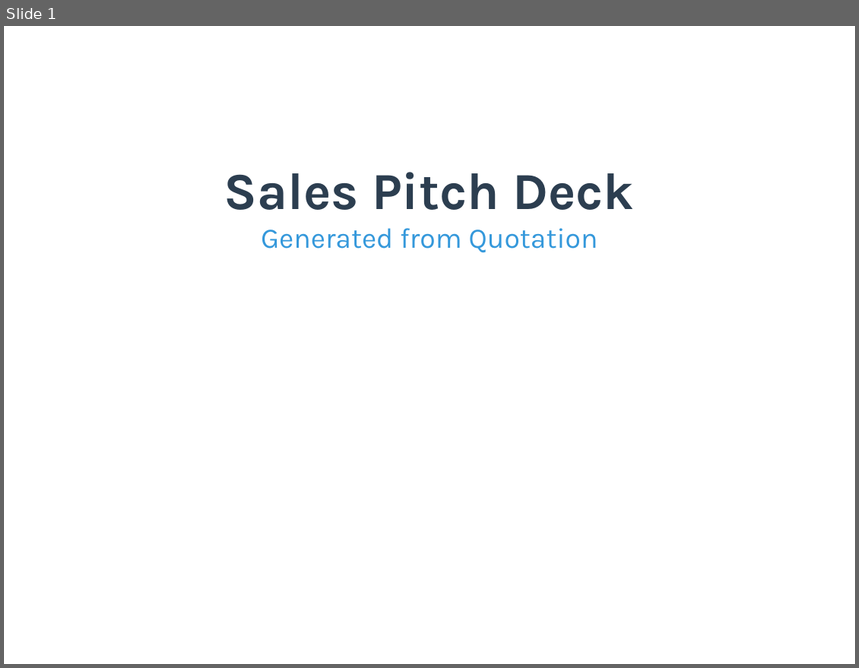
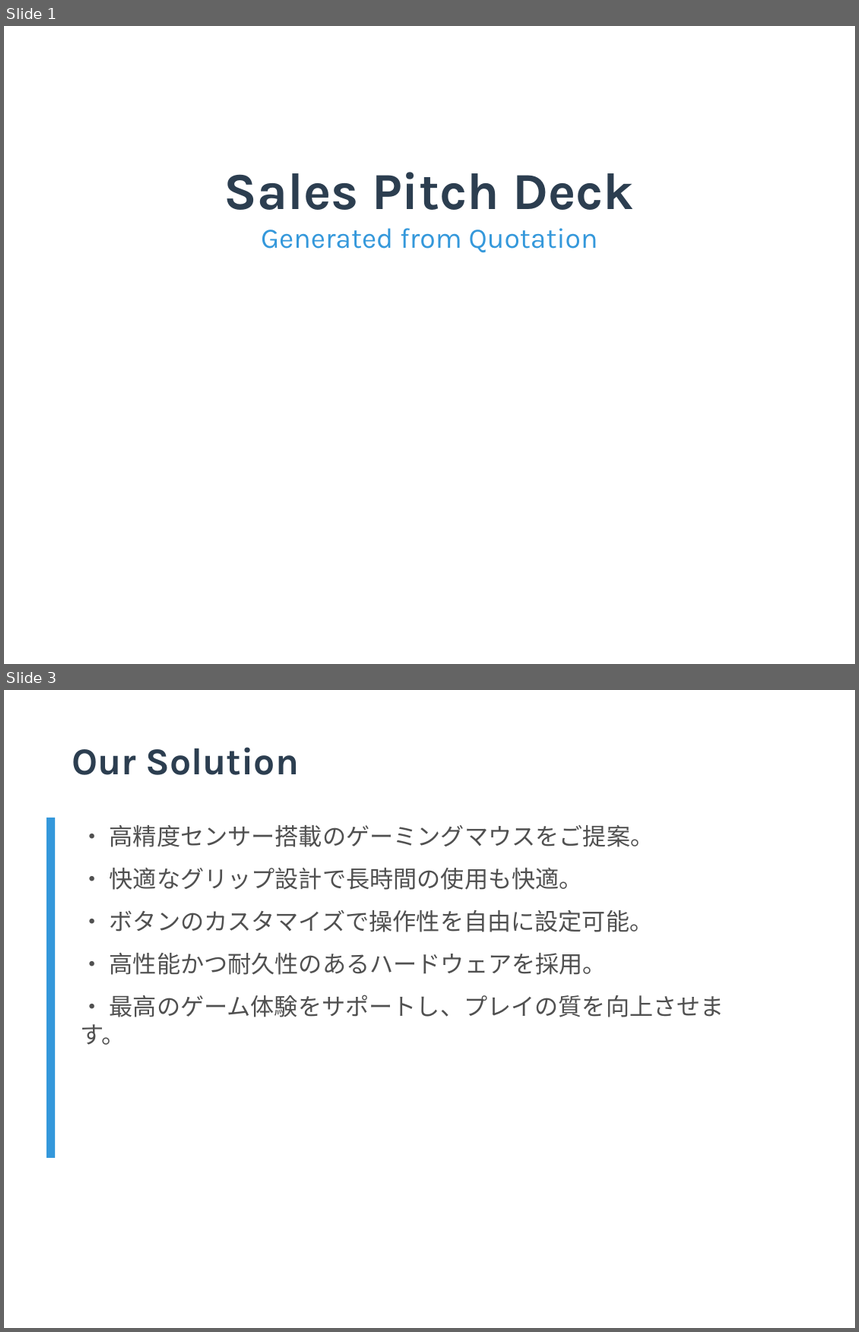
Before and after one commit to TejasGupta-27/b2b-sales-backend, a slide deck: Data/pitch_decks/pitch_deck_001.pptx. Shown one above the other, each under a label of ours: slide 1 before the commit, slides 1 and 3 after it; the slides between them are not shown. The pictures are 859x668 and 859x1332 pixels, drawn with LibreOffice and Linux fonts; fonts in the diff are those of the drawing; background and template pictures are left out. Boxes give left, top, right and bottom in pixels: in the first picture for what was removed or moved away, otherwise in the second. Text is boxed around its words. In the diff, an @@ line names an element or a change of style, - is before the commit and + after.

```diff
--- a/Data/pitch_decks/pitch_deck_001.pptx
+++ b/Data/pitch_decks/pitch_deck_001.pptx
@@ slide 3 added at [4,690,855,1328], background #FFFFFF @@
@@ text added at [72,747,299,775], 32 pt, text #2C3E50, bold @@
+Our Solution
@@ rectangle added at [47,818,55,1158], fill #3498DB @@
@@ text added at [81,825,724,1045], 20 pt, text #505050 @@
+• 高精度センサー搭載のゲーミングマウスをご提案。
+• 快適なグリップ設計で長時間の使用も快適。
+• ボタンのカスタマイズで操作性を自由に設定可能。
+• 高性能かつ耐久性のあるハードウェアを採用。
+• 最高のゲーム体験をサポートし、プレイの質を向上させます。
```
Also in this commit, not shown: 1 slide changed, 7 other slides added, 8 slides removed, 31 other files.
